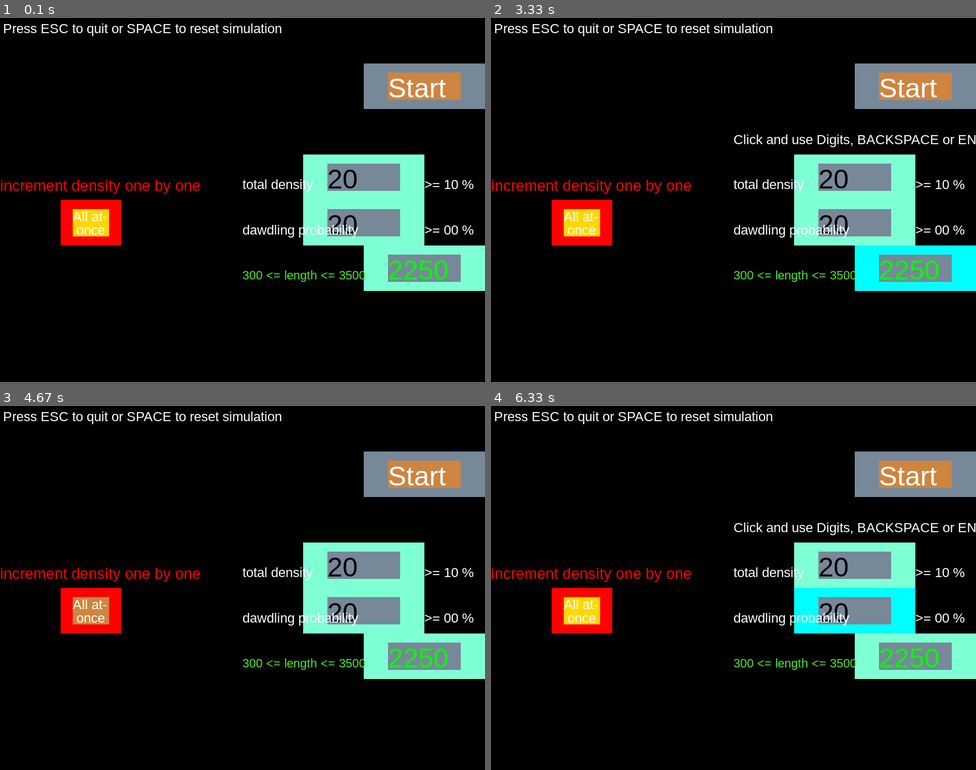
Above: before the commit, frames 1-4 (two rows, left to right).
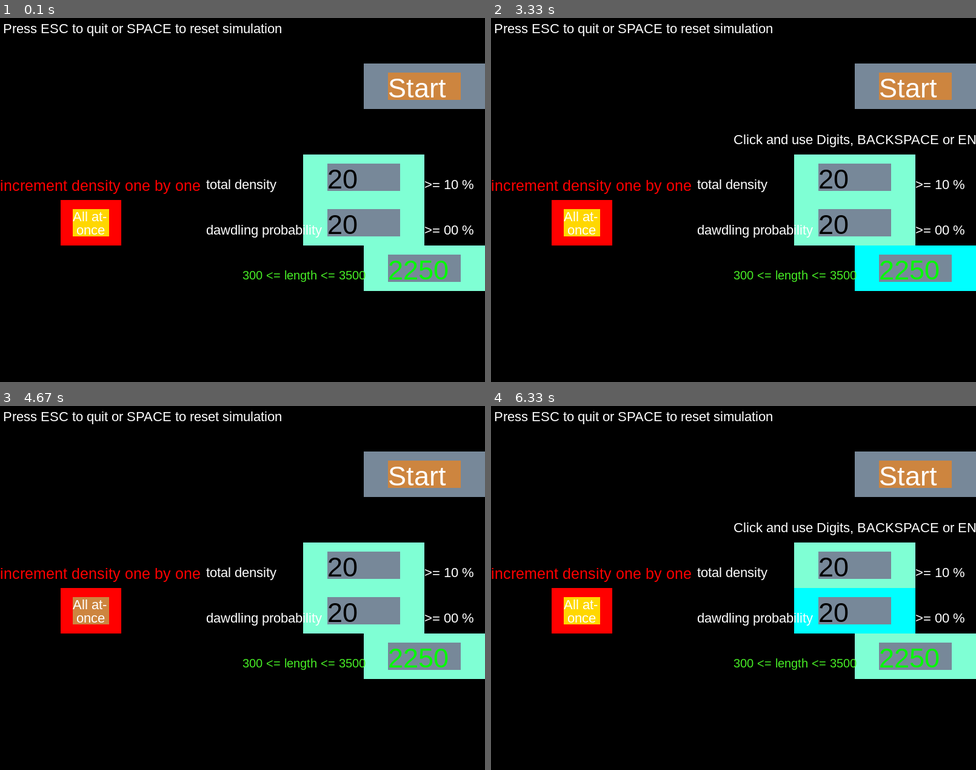
Above: after the commit, the same moments.

Repository: tomtuamnuq/model_and_simulate
Game: pygame game, started from model_and_simulate/main.py
Same seed, same stepped clock (60 frames per second), same inputs: the game is played once before the commit and once after it.
Inputs (mouse positions are in pixels of both pictures, inside the frame that each line leads up to):
- Up to frame 1 (0.1 s): no input
- Up to frame 2 (3.33 s): click (917, 87) at 0.38 s; tap Space at 0.83 s; click (583, 287) at 1.28 s; click (859, 258) at 3.08 s
- Up to frame 3 (4.67 s): click (339, 558) at 3.42 s; type "ann" at 3.7 s; tap Enter at 4.03 s; click (87, 624) at 4.25 s; click (87, 540) at 4.58 s
- Up to frame 4 (6.33 s): click (917, 475) at 4.92 s; tap Space at 5.37 s; click (908, 671) at 5.82 s; click (864, 628) at 6.12 s

The runs differ from the first frame. In frame 1, 0.7% of the frame differs, in the area x 42-74%, y 44-61%; in frame 2, 0.7%; in frame 3, 0.7%; in frame 4, 0.7%.

Commit message:
Add microscopic traffic sim to README

Diff:
--- a/model_and_simulate/road_traffic_microscopic/traffic_simulation.py
+++ b/model_and_simulate/road_traffic_microscopic/traffic_simulation.py
@@ -96,28 +96,12 @@
         if not self._all_vehicles_set:
             self._place_one_vehicle()
             self._all_vehicles_set = self._check_if_all_vehicles_set()
-
-        print("##################################################")
-        cell_string = ""
-        cell_string_empty = ""
-        for cell in self._section.cells:
-            cell_string += str(cell.number) + " "
-            if not cell.is_empty():
-                cell_string_empty += str(cell.number) + " "
-        print(cell_string)
-        print(cell_string_empty)
-        vehicle_string = ""
-        for vehicle in self._vehicles:
-            vehicle_string += str(vehicle.velocity) + " "
-        print(vehicle_string)
-
         for vehicle in self.vehicles:
             vehicle.update_velocity(self._section.max_cell_number)
         for vehicle in self.vehicles:
             vehicle.move(self._section)
 
     def _place_one_vehicle(self) -> None:
-        print(self._number_of_vehicles)
         max_distance = 0
         vehicle_predecessor = None
         for vehicle in self.vehicles:
--- a/model_and_simulate/road_traffic_microscopic/traffic_start_screen.py
+++ b/model_and_simulate/road_traffic_microscopic/traffic_start_screen.py
@@ -64,7 +64,10 @@
             simulation_par = buttons_text_input[text_button]
             old_value = getattr(simulation_parameters, simulation_par)
             if text_button.text == "":
-                text_button.text = str(old_value)
+                if simulation_par == "length":
+                    text_button.text = str(old_value)
+                else:
+                    text_button.text = str(old_value*100)[:2]
             else:
                 user_value = int(text_button.text)
                 if simulation_par == "length":
@@ -101,7 +104,7 @@
         menu_texts = StartScreen.create_menu_texts(col_w, row_h)
         y = 3
         for text, limit in zip(("total density", "dawdling probability"), (10, 0)):
-            menu_texts.append((text, (4 * col_w, y * row_h + row_h / 2)))
+            menu_texts.append((text, (3.4 * col_w, y * row_h + row_h / 2)))
             menu_texts.append((f">= {limit:0>2d} %", (7 * col_w, y * row_h + row_h / 2)))
             y += 1
         menu_texts += [
Not shown, changed: README.md
Binary file added: model_and_simulate/road_traffic_microscopic/pics/traffic.JPG
Binary file added: model_and_simulate/road_traffic_microscopic/pics/traffic_defaults.JPG
Binary file added: model_and_simulate/road_traffic_microscopic/pics/traffic_high_density.JPG
